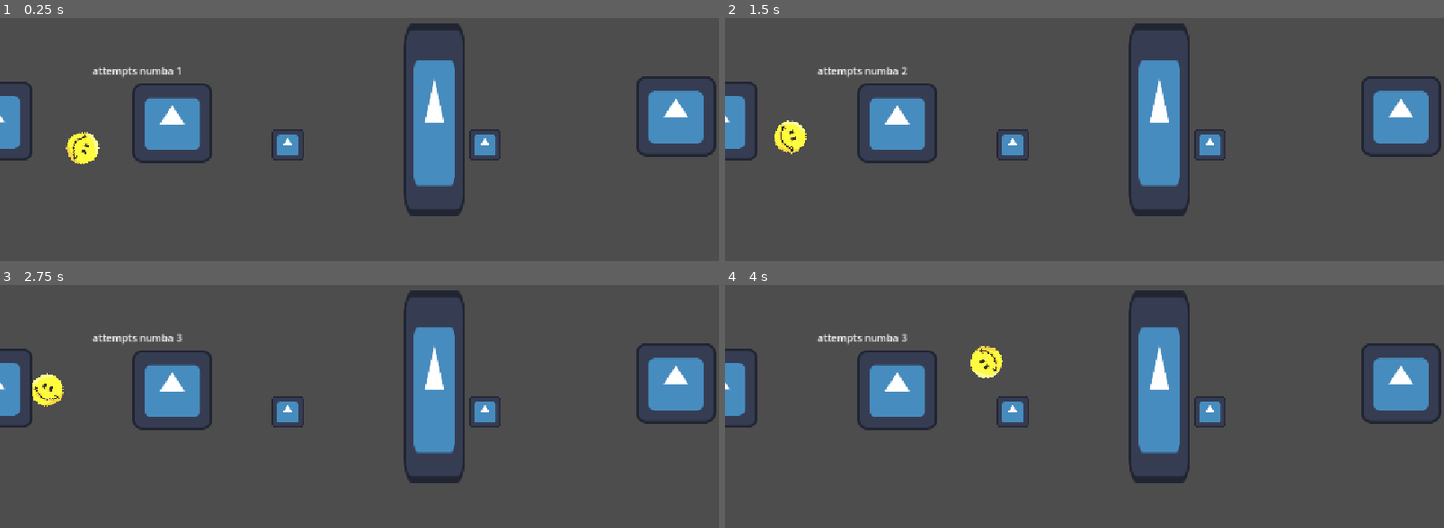
Above: before the commit, frames 1-4 (two rows, left to right).
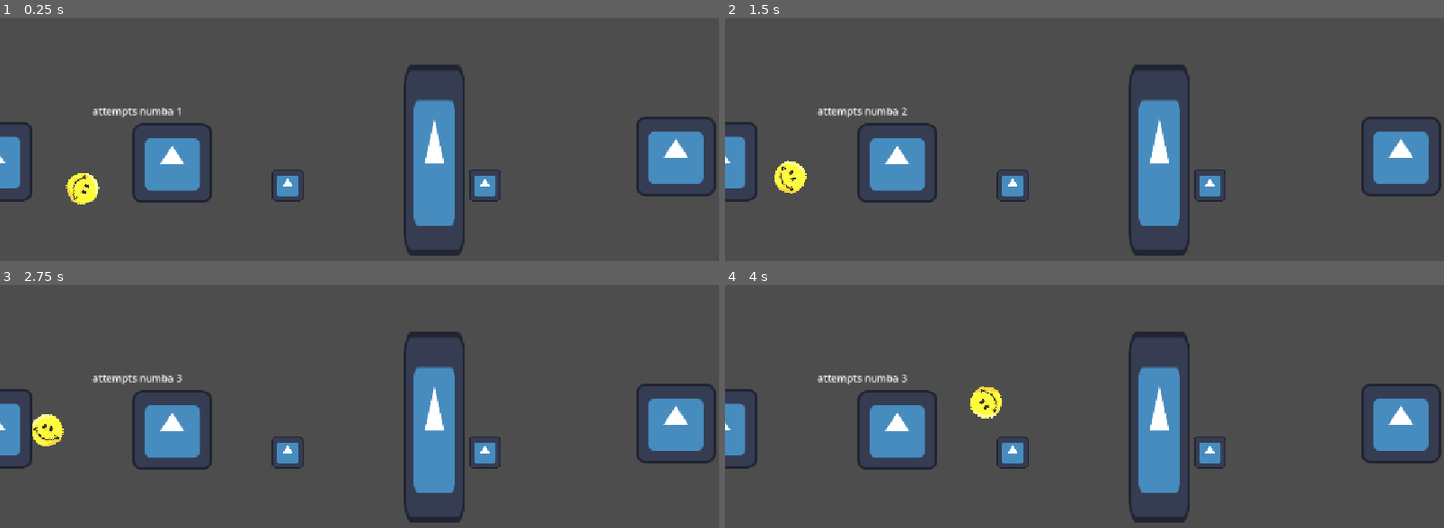
Above: after the commit, the same moments.

Repository: theEerSOYEAH/verity-dash
Game: Godot game, scene res://scenes/main.tscn
The game is run twice, just before and just after one commit, with the same random seed, the same clock (stepped at 60 frames per second) and the same inputs. The engine's default icon, where the game draws it, is replaced by a stand-in: a white triangle on a blue panel in a dark square.
Inputs (mouse positions are in pixels of both pictures, inside the frame that each line leads up to):
- Up to frame 1 (0.25 s): no input
- Up to frame 2 (1.5 s): tap Enter (ui_accept) at 0.5, 0.77 s; move the mouse to (1242, 100) at 0.52 s; hold Right from 0.53 s (still down); tap Alt at 0.6 s; click (1242, 100) at 0.67 s; move the mouse to (940, 141) at 1.27 s; tap Shift at 1.35 s
- Up to frame 3 (2.75 s): tap Enter (ui_accept) at 1.52 s; move the mouse to (431, 299) at 2.02 s; release Right at 2.03 s; hold Left from 2.03 s (still down); tap Alt at 2.1 s
- Up to frame 4 (4 s): move the mouse to (1048, 469) at 2.77 s; release Left at 2.78 s; hold Right from 2.78 s (still down); tap Shift at 2.85 s; click (1048, 469) at 2.92 s; tap Enter (ui_accept) at 3.02, 3.77 s; move the mouse to (1300, 447) at 3.52 s; tap Alt at 3.6 s

The runs differ from the first frame. In frame 1, 13% of the frame differs, in the area x 0-100%, y 2-98%; in frame 2, 13%; in frame 3, 13%; in frame 4, 13%.

Commit message:
improvements for the camera

Diff:
--- a/scenes/camera_2d.gd
+++ b/scenes/camera_2d.gd
@@ -4,7 +4,8 @@
 @export var player_offset_x = -200.0
 @export var chatch_up_speed = 8.0
 
-@export var margin_x = 600.0
+
+@export var player_screen_y = 0.6
 @export var margin_y = 120.0
 
 @export var follow_speed = 6.0
@@ -16,9 +17,15 @@
 
 func _ready() -> void:
 	player = get_node(player_path)
+	global_position.y = player.global_position.y  - y_offset()
 
 func start_following():
 	following = true
+
+func y_offset():
+	var half_y = get_viewport_rect().size.y / 2 / zoom.y
+	return half_y * (2.0 * player_screen_y - 1.0)
+
 
 
 func _process(delta: float) -> void:
@@ -32,6 +39,7 @@
 	if following:
 		c.x = lerp(c.x, p.x - player_offset_x, chatch_up_speed * delta)
 
+	var focus = c.y + y_offset()
 	var top =  c.y - half.y + margin_y
 	var bottom = c.y + half.y - margin_y
 
